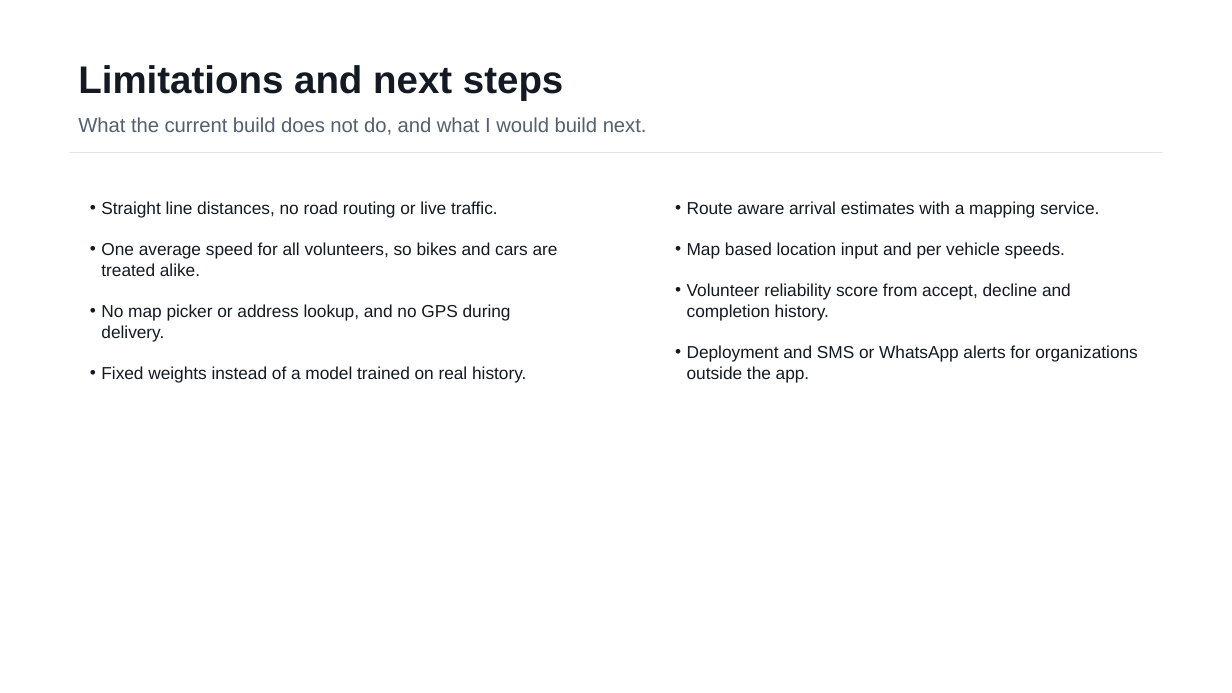
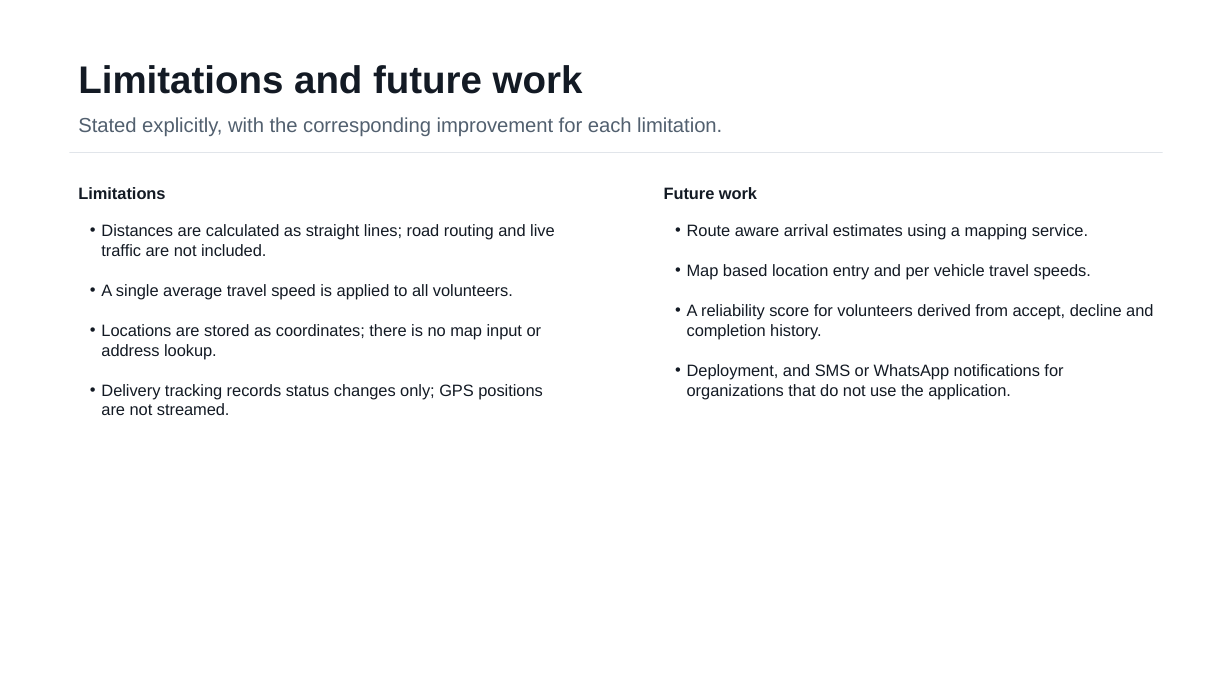
Before and after one commit to AdiByte5/FoodBridge, a slide deck: slide 10 of docs/FoodBridge_Project_Review.pptx (slide 8 before the commit). Drawn at 1232x693 pixels with LibreOffice and Linux fonts; fonts in the diff are those of the drawing. Boxes give left, top, right and bottom in pixels: in the first picture for what was removed or moved away, otherwise in the second. Text is boxed around its words. In the diff, an @@ line names an element or a change of style, - is before the commit and + after.

```diff
--- a/docs/FoodBridge_Project_Review.pptx
+++ b/docs/FoodBridge_Project_Review.pptx
@@ text at [78, 65, 583, 94]: text changed @@
-Limitations and next steps
+Limitations and future work
@@ text at [78, 117, 722, 136]: text changed @@
-What the current build does not do, and what I would build next.
+Stated explicitly, with the corresponding improvement for each limitation.
@@ text added at [78, 187, 165, 199], 12.8 pt, text #131A24, bold @@
+Limitations
@@ text added at [664, 187, 757, 199], 12.8 pt, text #131A24, bold @@
+Future work
@@ text at [101, 224, 555, 415]: text changed; size 13.5 to 12.8 pt @@
-• Straight line distances, no road routing or live traffic.
-• One average speed for all volunteers, so bikes and cars are treated alike.
-• No map picker or address lookup, and no GPS during delivery.
-• Fixed weights instead of a model trained on real history.
+• Distances are calculated as straight lines; road routing and live traffic are not included.
+• A single average travel speed is applied to all volunteers.
+• Locations are stored as coordinates; there is no map input or address lookup.
+• Delivery tracking records status changes only; GPS positions are not streamed.
@@ text at [687, 224, 1153, 399]: text changed; size 13.5 to 12.8 pt @@
-• Route aware arrival estimates with a mapping service.
-• Map based location input and per vehicle speeds.
-• Volunteer reliability score from accept, decline and completion history.
-• Deployment and SMS or WhatsApp alerts for organizations outside the app.
+• Route aware arrival estimates using a mapping service.
+• Map based location entry and per vehicle travel speeds.
+• A reliability score for volunteers derived from accept, decline and completion history.
+• Deployment, and SMS or WhatsApp notifications for organizations that do not use the application.
```
Also in this commit, not shown: 4 other slides changed, 5 slides added, 3 slides removed.
